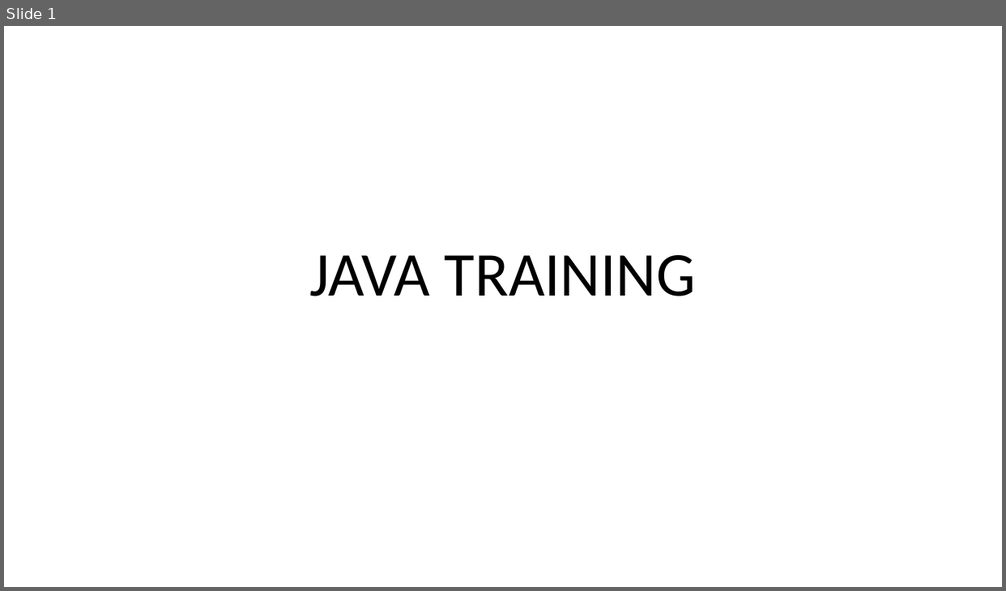
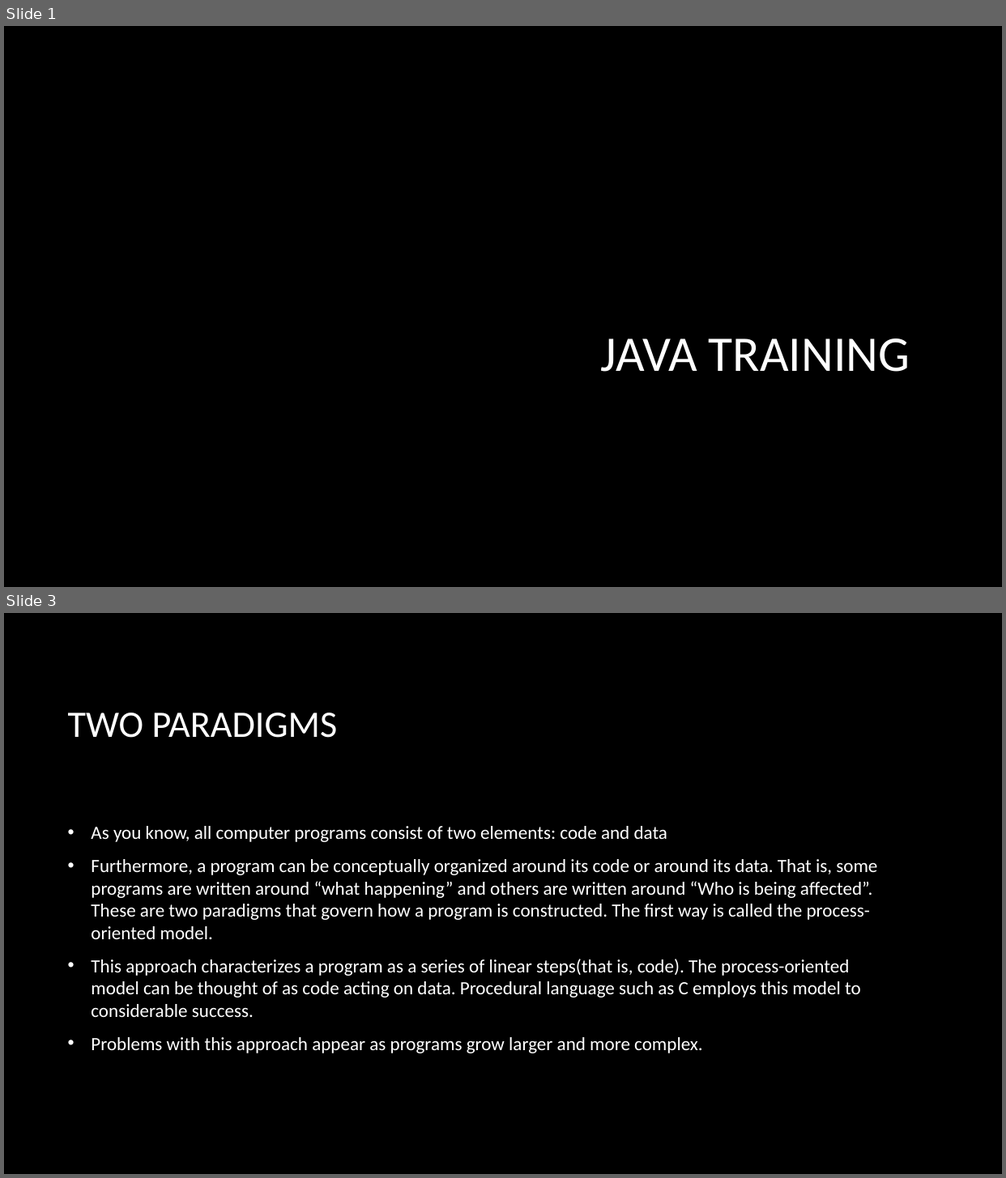
Before and after one commit to Praju-11/Java_Arctic, a slide deck: Day2.pptx. Shown one above the other, each under a label of ours: slide 1 before the commit, slides 1 and 3 after it; the slides between them are not shown. The pictures are 1006x591 and 1006x1178 pixels, drawn with LibreOffice and Linux fonts; fonts in the diff are those of the drawing; background and template pictures are left out. Boxes give left, top, right and bottom in pixels: in the first picture for what was removed or moved away, otherwise in the second. Text is boxed around its words. In the diff, an @@ line names an element or a change of style, - is before the commit and + after.

```diff
--- a/Day2.pptx
+++ b/Day2.pptx
@@ slide 3 added at bbox=[4, 613, 1002, 1174], background picture (left out) @@
@@ title added at bbox=[68, 713, 338, 738], 36 pt, text #FFFFFF @@
+TWO PARADIGMS
@@ text added at bbox=[91, 826, 877, 1054], 18 pt, text #FFFFFF @@
+• As you know, all computer programs consist of two elements: code and data
+• Furthermore, a program can be conceptually organized around its code or around its data. That is, some programs are written around “what happening” and others are written around “Who is being affected”. These are two paradigms that govern how a program is constructed. The first way is called the process-oriented model.
+• This approach characterizes a program as a series of linear steps(that is, code). The process-oriented model can be thought of as code acting on data. Procedural language such as C employs this model to considerable success.
+• Problems with this approach appear as programs grow larger and more complex.
@@ slide 1 changed as well @@
@@ background #FFFFFF to picture (left out) @@
@@ title "JAVA TRAINING": place and size @@
-title "JAVA TRAINING" at bbox=[309, 255, 696, 297]
+title "JAVA TRAINING" at bbox=[601, 339, 910, 372]
@@ title "JAVA TRAINING" at bbox=[601, 339, 910, 372]: size 60 to 48 pt, text colour #000000 to #FFFFFF; alignment centre to right; line spacing 0.9 to 1 @@
```
Also in this commit, not shown: 10 other slides added, 23 slides removed, 2 other files.
